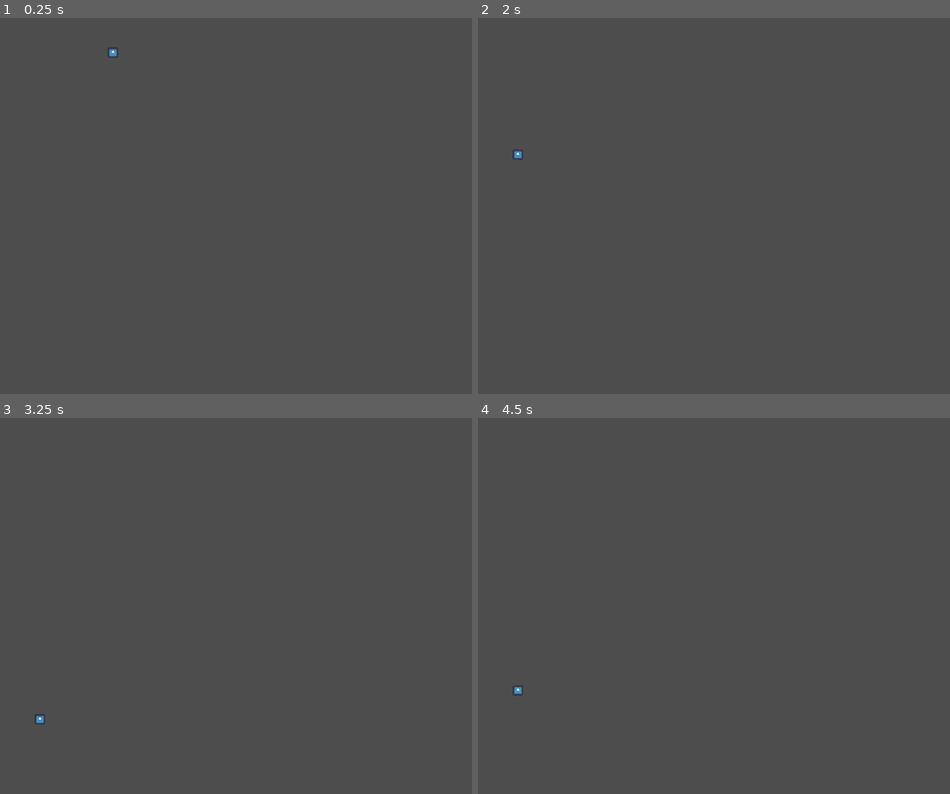
Above: before the commit, frames 1-4 (two rows, left to right).
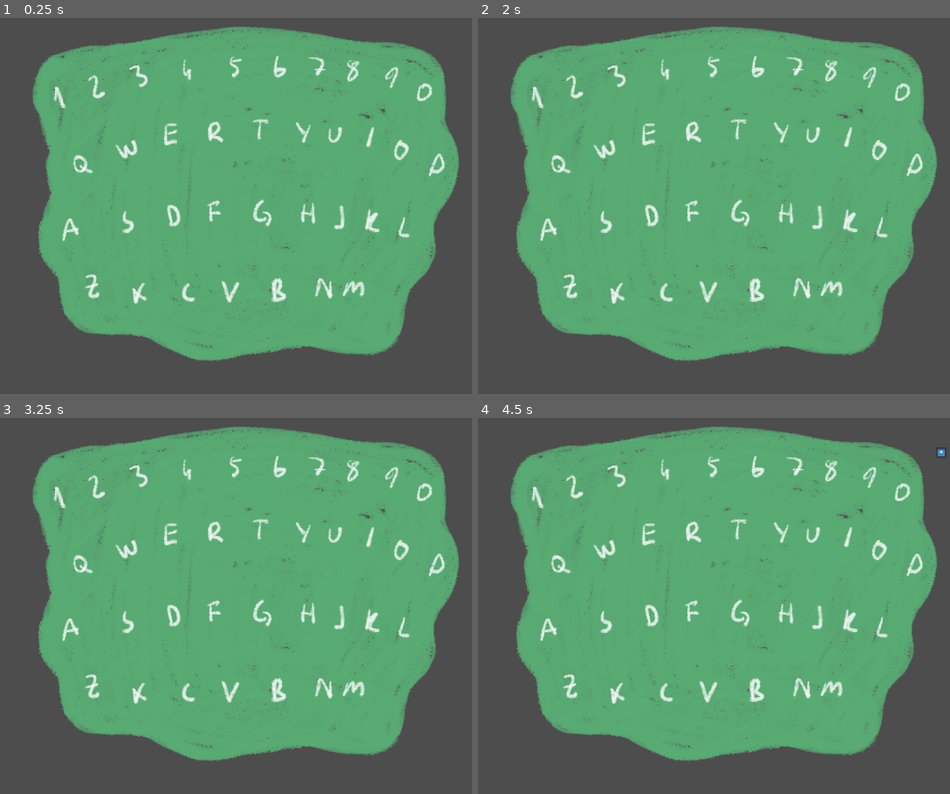
Above: after the commit, the same moments.

Repository: C-RJohnston/KBoard-Pong
Game: Godot game, scene res://MainScene.tscn
The game is run twice, just before and just after one commit, with the same random seed, the same clock (stepped at 60 frames per second) and the same inputs. The engine's default icon, where the game draws it, is replaced by a stand-in: a white triangle on a blue panel in a dark square.
Inputs (mouse positions are in pixels of both pictures, inside the frame that each line leads up to):
- Up to frame 1 (0.25 s): no input
- Up to frame 2 (2 s): tap Enter at 0.5 s; move the mouse to (822, 187) at 0.52 s; hold E (E) 0.53-1.25 s; click (822, 187) at 0.67 s; tap Q (Q) at 0.8 s; drag from (619, 224) to (690, 281) at 1.27 s
- Up to frame 3 (3.25 s): tap Space at 2 s; move the mouse to (283, 523) at 2.02 s; hold R (R) 2.03-2.75 s; tap T (T) at 2.3 s; drag from (212, 681) to (94, 549) at 2.77 s
- Up to frame 4 (4.5 s): tap Enter at 3.5 s; move the mouse to (860, 662) at 3.52 s; hold S 3.53-4.25 s; hold U (U) 3.53-4.25 s; tap W (W) at 3.8 s; tap Space at 4.25 s; drag from (572, 549) to (643, 512) at 4.27 s

The runs differ from the first frame. In frame 1, 67% of the frame differs, in the area x 6-98%, y 2-92%; in frame 2, 68%; in frame 3, 68%; in frame 4, 68%, in the area x 6-100%, y 2-92%.
Error after the commit: Parse Error: Key "E" was already used in this dictionary (at line 12). (res://DorukZone)

Commit message:
changes

Diff:
--- a/DorukZone B-)/make_linesproto.gd
+++ b/DorukZone B-)/make_linesproto.gd
@@ -1,15 +1,23 @@
-extends Node2D
+extends RigidBody2D
 
+@export var positions: Node2D
 @onready var line = $Line2D
 @onready var collision = $Collision
 var default_color: Color = Color(1,1,1)
 
 # Dictionary mapping input actions to positions
-var action_positions := {
-	"Q": Vector2(100, 100),
-	"W": Vector2(100, 300),
-	"E": Vector2(300, 300),
-	"R": Vector2(300, 100)
+@onready var action_positions := {
+	"Q": $"Positions/Q".position,
+	"W": $"Positions/W".position,
+	"E": $"Positions/E".position,
+	"R": $"Positions/R".position,
+	"T": $"Positions/E".position,
+	"Y": $"Positions/E".position,
+	"U": $"Positions/E".position,
+	"E": $"Positions/E".position,
+	"E": $"Positions/E".position,
+	"E": $"Positions/E".position,
+
 }
 
 # Store active actions to draw lines
--- a/MainScene.tscn
+++ b/MainScene.tscn
@@ -1,9 +1,11 @@
-[gd_scene load_steps=7 format=3 uid="uid://ghltptrdlsn1"]
+[gd_scene load_steps=9 format=3 uid="uid://ghltptrdlsn1"]
 
 [ext_resource type="PackedScene" uid="uid://ulhrbx5se0db" path="res://Scenes/Ball/ball.tscn" id="1_4cffp"]
 [ext_resource type="PhysicsMaterial" uid="uid://er7xgtfunvb5" path="res://Materials/physmat.tres" id="1_7f0lv"]
 [ext_resource type="PackedScene" uid="uid://dflo5uheaeuyi" path="res://CamCave/Sounds.tscn" id="3_ggpmk"]
 [ext_resource type="PackedScene" uid="uid://c1vnu7apr3p6c" path="res://DorukZone B-)/MakeLines.tscn" id="4_2lsfg"]
+[ext_resource type="Texture2D" uid="uid://b5g22ns8gktts" path="res://Sprites/PrototypeAssets/Board.png" id="5_7xad8"]
+[ext_resource type="Texture2D" uid="uid://dbt1n2upjr403" path="res://Sprites/PrototypeAssets/Positions.png" id="6_7v3cc"]
 
 [sub_resource type="RectangleShape2D" id="RectangleShape2D_trjgi"]
 size = Vector2(1500, 20)
@@ -13,38 +15,160 @@
 
 [node name="Game" type="Node2D"]
 
-[node name="Top" type="StaticBody2D" parent="."]
-position = Vector2(750, 0)
-physics_material_override = ExtResource("1_7f0lv")
-
-[node name="CollisionShape2D" type="CollisionShape2D" parent="Top"]
-shape = SubResource("RectangleShape2D_trjgi")
-
-[node name="Bottom" type="StaticBody2D" parent="."]
-position = Vector2(0, 1200)
-physics_material_override = ExtResource("1_7f0lv")
-
-[node name="CollisionShape2D" type="CollisionShape2D" parent="Bottom"]
-position = Vector2(750, 0)
-shape = SubResource("RectangleShape2D_trjgi")
-
-[node name="Left" type="StaticBody2D" parent="."]
-position = Vector2(0, 600)
-physics_material_override = ExtResource("1_7f0lv")
-
-[node name="CollisionShape2D" type="CollisionShape2D" parent="Left"]
-shape = SubResource("RectangleShape2D_53cqu")
-
-[node name="Right" type="StaticBody2D" parent="."]
-position = Vector2(1500, 600)
-physics_material_override = ExtResource("1_7f0lv")
-
-[node name="CollisionShape2D" type="CollisionShape2D" parent="Right"]
-shape = SubResource("RectangleShape2D_53cqu")
-
 [node name="Ball" parent="." instance=ExtResource("1_4cffp")]
 position = Vector2(457, 118)
 
 [node name="Sounds" parent="." instance=ExtResource("3_ggpmk")]
 
-[node name="MakeLines" parent="." instance=ExtResource("4_2lsfg")]
+[node name="MakeLines" parent="." node_paths=PackedStringArray("positions") instance=ExtResource("4_2lsfg")]
+z_index = 5
+positions = NodePath("Positions")
+
+[node name="Positions" type="Node2D" parent="MakeLines"]
+
+[node name="1" type="Node2D" parent="MakeLines/Positions"]
+position = Vector2(193, 242)
+
+[node name="2" type="Node2D" parent="MakeLines/Positions"]
+position = Vector2(309, 214)
+
+[node name="3" type="Node2D" parent="MakeLines/Positions"]
+position = Vector2(453, 194)
+
+[node name="4" type="Node2D" parent="MakeLines/Positions"]
+position = Vector2(605, 184)
+
+[node name="5" type="Node2D" parent="MakeLines/Positions"]
+position = Vector2(751, 158)
+
+[node name="6" type="Node2D" parent="MakeLines/Positions"]
+position = Vector2(875, 166)
+
+[node name="7" type="Node2D" parent="MakeLines/Positions"]
+position = Vector2(1011, 176)
+
+[node name="8" type="Node2D" parent="MakeLines/Positions"]
+position = Vector2(1137, 182)
+
+[node name="9" type="Node2D" parent="MakeLines/Positions"]
+position = Vector2(1243, 208)
+
+[node name="0" type="Node2D" parent="MakeLines/Positions"]
+position = Vector2(1337, 256)
+
+[node name="Q" type="Node2D" parent="MakeLines/Positions"]
+position = Vector2(251, 466)
+
+[node name="W" type="Node2D" parent="MakeLines/Positions"]
+position = Vector2(407, 422)
+
+[node name="E" type="Node2D" parent="MakeLines/Positions"]
+position = Vector2(545, 370)
+
+[node name="R" type="Node2D" parent="MakeLines/Positions"]
+position = Vector2(689, 356)
+
+[node name="T" type="Node2D" parent="MakeLines/Positions"]
+position = Vector2(831, 352)
+
+[node name="Y" type="Node2D" parent="MakeLines/Positions"]
+position = Vector2(965, 356)
+
+[node name="U" type="Node2D" parent="MakeLines/Positions"]
+position = Vector2(1067, 366)
+
+[node name="I" type="Node2D" parent="MakeLines/Positions"]
+position = Vector2(1175, 376)
+
+[node name="O" type="Node2D" parent="MakeLines/Positions"]
+position = Vector2(1271, 424)
+
+[node name="P" type="Node2D" parent="MakeLines/Positions"]
+position = Vector2(1385, 464)
+
+[node name="A" type="Node2D" parent="MakeLines/Positions"]
+position = Vector2(213, 666)
+
+[node name="S" type="Node2D" parent="MakeLines/Positions"]
+position = Vector2(399, 654)
+
+[node name="D" type="Node2D" parent="MakeLines/Positions"]
+position = Vector2(527, 620)
+
+[node name="F" type="Node2D" parent="MakeLines/Positions"]
+position = Vector2(667, 604)
+
+[node name="G" type="Node2D" parent="MakeLines/Positions"]
+position = Vector2(815, 608)
+
+[node name="H" type="Node2D" parent="MakeLines/Positions"]
+position = Vector2(979, 616)
+
+[node name="J" type="Node2D" parent="MakeLines/Positions"]
+position = Vector2(1083, 642)
+
+[node name="K" type="Node2D" parent="MakeLines/Positions"]
+position = Vector2(1157, 662)
+
+[node name="L" type="Node2D" parent="MakeLines/Positions"]
+position = Vector2(1277, 686)
+
+[node name="Z" type="Node2D" parent="MakeLines/Positions"]
+position = Vector2(295, 856)
+
+[node name="X" type="Node2D" parent="MakeLines/Positions"]
+position = Vector2(445, 890)
+
+[node name="C" type="Node2D" parent="MakeLines/Positions"]
+position = Vector2(605, 902)
+
+[node name="V" type="Node2D" parent="MakeLines/Positions"]
+position = Vector2(739, 912)
+
+[node name="B" type="Node2D" parent="MakeLines/Positions"]
+position = Vector2(897, 890)
+
+[node name="N" type="Node2D" parent="MakeLines/Positions"]
+position = Vector2(1029, 886)
+
+[node name="M" type="Node2D" parent="MakeLines/Positions"]
+position = Vector2(1173, 876)
+
+[node name="Borders" type="Node2D" parent="."]
+
+[node name="Top" type="StaticBody2D" parent="Borders"]
+position = Vector2(750, 0)
+physics_material_override = ExtResource("1_7f0lv")
+
+[node name="CollisionShape2D" type="CollisionShape2D" parent="Borders/Top"]
+shape = SubResource("RectangleShape2D_trjgi")
+
+[node name="Bottom" type="StaticBody2D" parent="Borders"]
+position = Vector2(0, 1200)
+physics_material_override = ExtResource("1_7f0lv")
+
+[node name="CollisionShape2D" type="CollisionShape2D" parent="Borders/Bottom"]
+position = Vector2(750, 0)
+shape = SubResource("RectangleShape2D_trjgi")
+
+[node name="Left" type="StaticBody2D" parent="Borders"]
+position = Vector2(0, 600)
+physics_material_override = ExtResource("1_7f0lv")
+
+[node name="CollisionShape2D" type="CollisionShape2D" parent="Borders/Left"]
+shape = SubResource("RectangleShape2D_53cqu")
+
+[node name="Right" type="StaticBody2D" parent="Borders"]
+position = Vector2(1500, 600)
+physics_material_override = ExtResource("1_7f0lv")
+
+[node name="CollisionShape2D" type="CollisionShape2D" parent="Borders/Right"]
+shape = SubResource("RectangleShape2D_53cqu")
+
+[node name="Board" type="Sprite2D" parent="."]
+position = Vector2(748, 602)
+texture = ExtResource("5_7xad8")
+
+[node name="Positions" type="Sprite2D" parent="Board"]
+position = Vector2(3, 0)
+texture = ExtResource("6_7v3cc")
--- a/project.godot
+++ b/project.godot
@@ -19,7 +19,10 @@
 
 window/size/viewport_width=1500
 window/size/viewport_height=1200
+window/size/window_width_override=1200
+window/size/window_height_override=900
 window/stretch/mode="viewport"
+window/stretch/aspect="expand"
 
 [editor_plugins]
 
@@ -60,6 +63,151 @@
 U={
 "deadzone": 0.5,
 "events": [Object(InputEventKey,"resource_local_to_scene":false,"resource_name":"","device":-1,"window_id":0,"alt_press …(192 unchanged characters)…
+]
+}
+I={
+"deadzone": 0.5,
+"events": [Object(InputEventKey,"resource_local_to_scene":false,"resource_name":"","device":-1,"window_id":0,"alt_pressed":false,"shift_pressed":false,"ctrl_pressed":false,"meta_pressed":false,"pressed":false,"keycode":0,"physical_keycode":73,"key_label":0,"unicode":105,"location":0,"echo":false,"script":null)
+]
+}
+O={
+"deadzone": 0.5,
+"events": [Object(InputEventKey,"resource_local_to_scene":false,"resource_name":"","device":-1,"window_id":0,"alt_pressed":false,"shift_pressed":false,"ctrl_pressed":false,"meta_pressed":false,"pressed":false,"keycode":0,"physical_keycode":79,"key_label":0,"unicode":111,"location":0,"echo":false,"script":null)
+]
+}
+P={
+"deadzone": 0.5,
+"events": [Object(InputEventKey,"resource_local_to_scene":false,"resource_name":"","device":-1,"window_id":0,"alt_pressed":false,"shift_pressed":false,"ctrl_pressed":false,"meta_pressed":false,"pressed":false,"keycode":0,"physical_keycode":80,"key_label":0,"unicode":112,"location":0,"echo":false,"script":null)
+]
+}
+A={
+"deadzone": 0.5,
+"events": [Object(InputEventKey,"resource_local_to_scene":false,"resource_name":"","device":-1,"window_id":0,"alt_pressed":false,"shift_pressed":false,"ctrl_pressed":false,"meta_pressed":false,"pressed":false,"keycode":0,"physical_keycode":65,"key_label":0,"unicode":97,"location":0,"echo":false,"script":null)
+]
+}
+S={
+"deadzone": 0.5,
+"events": [Object(InputEventKey,"resource_local_to_scene":false,"resource_name":"","device":-1,"window_id":0,"alt_pressed":false,"shift_pressed":false,"ctrl_pressed":false,"meta_pressed":false,"pressed":false,"keycode":0,"physical_keycode":83,"key_label":0,"unicode":115,"location":0,"echo":false,"script":null)
+]
+}
+D={
+"deadzone": 0.5,
+"events": [Object(InputEventKey,"resource_local_to_scene":false,"resource_name":"","device":-1,"window_id":0,"alt_pressed":false,"shift_pressed":false,"ctrl_pressed":false,"meta_pressed":false,"pressed":false,"keycode":0,"physical_keycode":68,"key_label":0,"unicode":100,"location":0,"echo":false,"script":null)
+]
+}
+F={
+"deadzone": 0.5,
+"events": [Object(InputEventKey,"resource_local_to_scene":false,"resource_name":"","device":-1,"window_id":0,"alt_pressed":false,"shift_pressed":false,"ctrl_pressed":false,"meta_pressed":false,"pressed":false,"keycode":0,"physical_keycode":70,"key_label":0,"unicode":102,"location":0,"echo":false,"script":null)
+]
+}
+G={
+"deadzone": 0.5,
+"events": [Object(InputEventKey,"resource_local_to_scene":false,"resource_name":"","device":-1,"window_id":0,"alt_pressed":false,"shift_pressed":false,"ctrl_pressed":false,"meta_pressed":false,"pressed":false,"keycode":0,"physical_keycode":71,"key_label":0,"unicode":103,"location":0,"echo":false,"script":null)
+]
+}
+H={
+"deadzone": 0.5,
+"events": [Object(InputEventKey,"resource_local_to_scene":false,"resource_name":"","device":-1,"window_id":0,"alt_pressed":false,"shift_pressed":false,"ctrl_pressed":false,"meta_pressed":false,"pressed":false,"keycode":0,"physical_keycode":72,"key_label":0,"unicode":104,"location":0,"echo":false,"script":null)
+]
+}
+J={
+"deadzone": 0.5,
+"events": [Object(InputEventKey,"resource_local_to_scene":false,"resource_name":"","device":-1,"window_id":0,"alt_pressed":false,"shift_pressed":false,"ctrl_pressed":false,"meta_pressed":false,"pressed":false,"keycode":0,"physical_keycode":74,"key_label":0,"unicode":106,"location":0,"echo":false,"script":null)
+]
+}
+K={
+"deadzone": 0.5,
+"events": [Object(InputEventKey,"resource_local_to_scene":false,"resource_name":"","device":-1,"window_id":0,"alt_pressed":false,"shift_pressed":false,"ctrl_pressed":false,"meta_pressed":false,"pressed":false,"keycode":0,"physical_keycode":75,"key_label":0,"unicode":107,"location":0,"echo":false,"script":null)
+]
+}
+L={
+"deadzone": 0.5,
+"events": [Object(InputEventKey,"resource_local_to_scene":false,"resource_name":"","device":-1,"window_id":0,"alt_pressed":false,"shift_pressed":false,"ctrl_pressed":false,"meta_pressed":false,"pressed":false,"keycode":0,"physical_keycode":76,"key_label":0,"unicode":108,"location":0,"echo":false,"script":null)
+]
+}
+Z={
+"deadzone": 0.5,
+"events": [Object(InputEventKey,"resource_local_to_scene":false,"resource_name":"","device":-1,"window_id":0,"alt_pressed":false,"shift_pressed":false,"ctrl_pressed":false,"meta_pressed":false,"pressed":false,"keycode":0,"physical_keycode":90,"key_label":0,"unicode":122,"location":0,"echo":false,"script":null)
+]
+}
+X={
+"deadzone": 0.5,
+"events": [Object(InputEventKey,"resource_local_to_scene":false,"resource_name":"","device":-1,"window_id":0,"alt_pressed":false,"shift_pressed":false,"ctrl_pressed":false,"meta_pressed":false,"pressed":false,"keycode":0,"physical_keycode":88,"key_label":0,"unicode":120,"location":0,"echo":false,"script":null)
+]
+}
+C={
+"deadzone": 0.5,
+"events": [Object(InputEventKey,"resource_local_to_scene":false,"resource_name":"","device":-1,"window_id":0,"alt_pressed":false,"shift_pressed":false,"ctrl_pressed":false,"meta_pressed":false,"pressed":false,"keycode":0,"physical_keycode":67,"key_label":0,"unicode":99,"location":0,"echo":false,"script":null)
+]
+}
+V={
+"deadzone": 0.5,
+"events": [Object(InputEventKey,"resource_local_to_scene":false,"resource_name":"","device":-1,"window_id":0,"alt_pressed":false,"shift_pressed":false,"ctrl_pressed":false,"meta_pressed":false,"pressed":false,"keycode":0,"physical_keycode":86,"key_label":0,"unicode":118,"location":0,"echo":false,"script":null)
+]
+}
+B={
+"deadzone": 0.5,
+"events": [Object(InputEventKey,"resource_local_to_scene":false,"resource_name":"","device":-1,"window_id":0,"alt_pressed":false,"shift_pressed":false,"ctrl_pressed":false,"meta_pressed":false,"pressed":false,"keycode":0,"physical_keycode":66,"key_label":0,"unicode":98,"location":0,"echo":false,"script":null)
+]
+}
+N={
+"deadzone": 0.5,
+"events": [Object(InputEventKey,"resource_local_to_scene":false,"resource_name":"","device":-1,"window_id":0,"alt_pressed":false,"shift_pressed":false,"ctrl_pressed":false,"meta_pressed":false,"pressed":false,"keycode":0,"physical_keycode":78,"key_label":0,"unicode":110,"location":0,"echo":false,"script":null)
+]
+}
+M={
+"deadzone": 0.5,
+"events": [Object(InputEventKey,"resource_local_to_scene":false,"resource_name":"","device":-1,"window_id":0,"alt_pressed":false,"shift_pressed":false,"ctrl_pressed":false,"meta_pressed":false,"pressed":false,"keycode":0,"physical_keycode":77,"key_label":0,"unicode":109,"location":0,"echo":false,"script":null)
+]
+}
+1={
+"deadzone": 0.5,
+"events": [Object(InputEventKey,"resource_local_to_scene":false,"resource_name":"","device":-1,"window_id":0,"alt_pressed":false,"shift_pressed":false,"ctrl_pressed":false,"meta_pressed":false,"pressed":false,"keycode":0,"physical_keycode":49,"key_label":0,"unicode":49,"location":0,"echo":false,"script":null)
+]
+}
+2={
+"deadzone": 0.5,
+"events": [Object(InputEventKey,"resource_local_to_scene":false,"resource_name":"","device":-1,"window_id":0,"alt_pressed":false,"shift_pressed":false,"ctrl_pressed":false,"meta_pressed":false,"pressed":false,"keycode":0,"physical_keycode":50,"key_label":0,"unicode":50,"location":0,"echo":false,"script":null)
+]
+}
+3={
+"deadzone": 0.5,
+"events": [Object(InputEventKey,"resource_local_to_scene":false,"resource_name":"","device":-1,"window_id":0,"alt_pressed":false,"shift_pressed":false,"ctrl_pressed":false,"meta_pressed":false,"pressed":false,"keycode":0,"physical_keycode":51,"key_label":0,"unicode":51,"location":0,"echo":false,"script":null)
+]
+}
+4={
+"deadzone": 0.5,
+"events": [Object(InputEventKey,"resource_local_to_scene":false,"resource_name":"","device":-1,"window_id":0,"alt_pressed":false,"shift_pressed":false,"ctrl_pressed":false,"meta_pressed":false,"pressed":false,"keycode":0,"physical_keycode":52,"key_label":0,"unicode":52,"location":0,"echo":false,"script":null)
+]
+}
+5={
+"deadzone": 0.5,
+"events": [Object(InputEventKey,"resource_local_to_scene":false,"resource_name":"","device":-1,"window_id":0,"alt_pressed":false,"shift_pressed":false,"ctrl_pressed":false,"meta_pressed":false,"pressed":false,"keycode":0,"physical_keycode":53,"key_label":0,"unicode":53,"location":0,"echo":false,"script":null)
+]
+}
+6={
+"deadzone": 0.5,
+"events": [Object(InputEventKey,"resource_local_to_scene":false,"resource_name":"","device":-1,"window_id":0,"alt_pressed":false,"shift_pressed":false,"ctrl_pressed":false,"meta_pressed":false,"pressed":false,"keycode":0,"physical_keycode":54,"key_label":0,"unicode":54,"location":0,"echo":false,"script":null)
+]
+}
+7={
+"deadzone": 0.5,
+"events": [Object(InputEventKey,"resource_local_to_scene":false,"resource_name":"","device":-1,"window_id":0,"alt_pressed":false,"shift_pressed":false,"ctrl_pressed":false,"meta_pressed":false,"pressed":false,"keycode":0,"physical_keycode":55,"key_label":0,"unicode":55,"location":0,"echo":false,"script":null)
+]
+}
+8={
+"deadzone": 0.5,
+"events": [Object(InputEventKey,"resource_local_to_scene":false,"resource_name":"","device":-1,"window_id":0,"alt_pressed":false,"shift_pressed":false,"ctrl_pressed":false,"meta_pressed":false,"pressed":false,"keycode":0,"physical_keycode":56,"key_label":0,"unicode":56,"location":0,"echo":false,"script":null)
+]
+}
+9={
+"deadzone": 0.5,
+"events": [Object(InputEventKey,"resource_local_to_scene":false,"resource_name":"","device":-1,"window_id":0,"alt_pressed":false,"shift_pressed":false,"ctrl_pressed":false,"meta_pressed":false,"pressed":false,"keycode":0,"physical_keycode":57,"key_label":0,"unicode":57,"location":0,"echo":false,"script":null)
+]
+}
+0={
+"deadzone": 0.5,
+"events": [Object(InputEventKey,"resource_local_to_scene":false,"resource_name":"","device":-1,"window_id":0,"alt_pressed":false,"shift_pressed":false,"ctrl_pressed":false,"meta_pressed":false,"pressed":false,"keycode":0,"physical_keycode":48,"key_label":0,"unicode":48,"location":0,"echo":false,"script":null)
 ]
 }
 
Binary file added: Sprites/PrototypeAssets/Positions.png
Not shown, added: Sprites/PrototypeAssets/Positions.png.import
